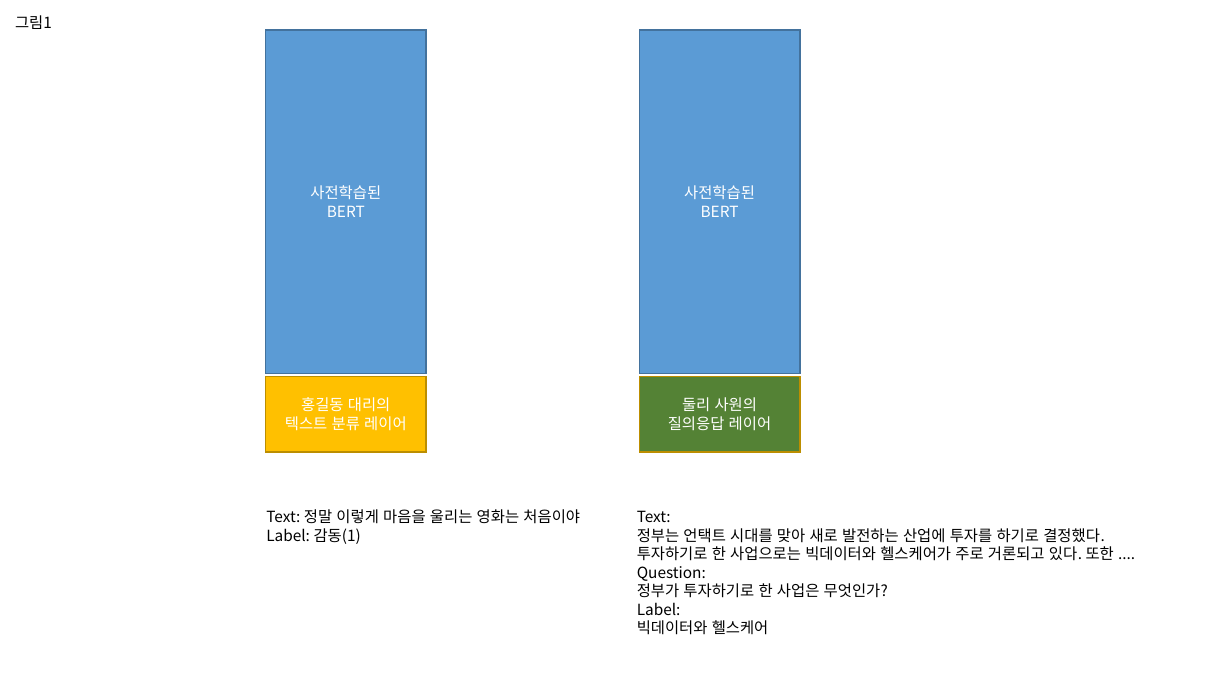
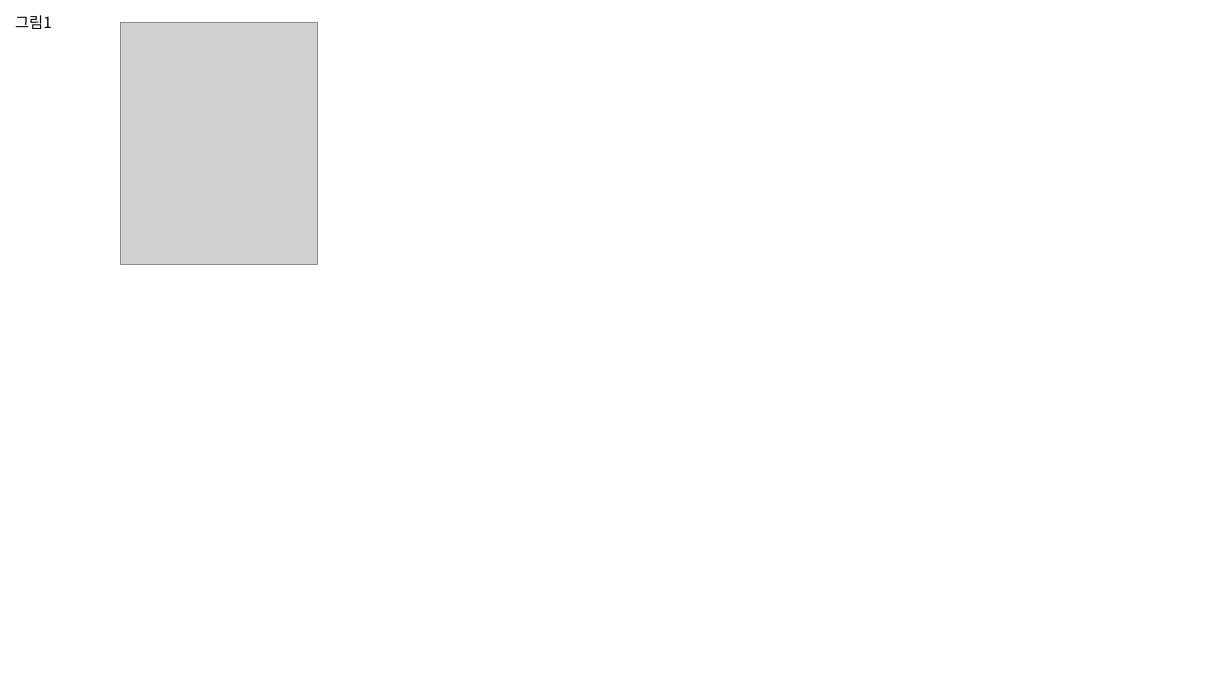
Before and after one commit to jinkilee/hello-transformer, a slide deck: slide 1 of draft/chapter5.pptx. Drawn at 1232x693 pixels with LibreOffice and Linux fonts; fonts in the diff are those of the drawing; grey boxes stand for pictures. Boxes give left, top, right and bottom in pixels: in the first picture for what was removed or moved away, otherwise in the second. Text is boxed around its words. In the diff, an @@ line names an element or a change of style, - is before the commit and + after.

```diff
--- a/draft/chapter5.pptx
+++ b/draft/chapter5.pptx
@@ picture added at bbox=[120, 22, 318, 263] @@
@@ rectangle removed at bbox=[265, 30, 426, 373] @@
-사전학습된
-BERT
@@ rectangle removed at bbox=[640, 30, 800, 373] @@
-사전학습된
-BERT
@@ rectangle removed at bbox=[265, 376, 426, 452] @@
-홍길동 대리의
-텍스트 분류 레이어
@@ rectangle removed at bbox=[640, 376, 800, 452] @@
-둘리 사원의
-질의응답 레이어
@@ text removed at bbox=[266, 509, 580, 544] @@
-Text: 정말 이렇게 마음을 울리는 영화는 처음이야
-Label: 감동(1)
@@ text removed at bbox=[637, 510, 1114, 635] @@
-Text:
-정부는 언택트 시대를 맞아 새로 발전하는 산업에 투자를 하기로 결정했다.
-투자하기로 한 사업으로는 빅데이터와 헬스케어가 주로 거론되고 있다. 또한 ....
-Question:
-정부가 투자하기로 한 사업은 무엇인가?
-Label:
-빅데이터와 헬스케어
```
Also in this commit, not shown: 3 other slides changed, 1 slide removed.
